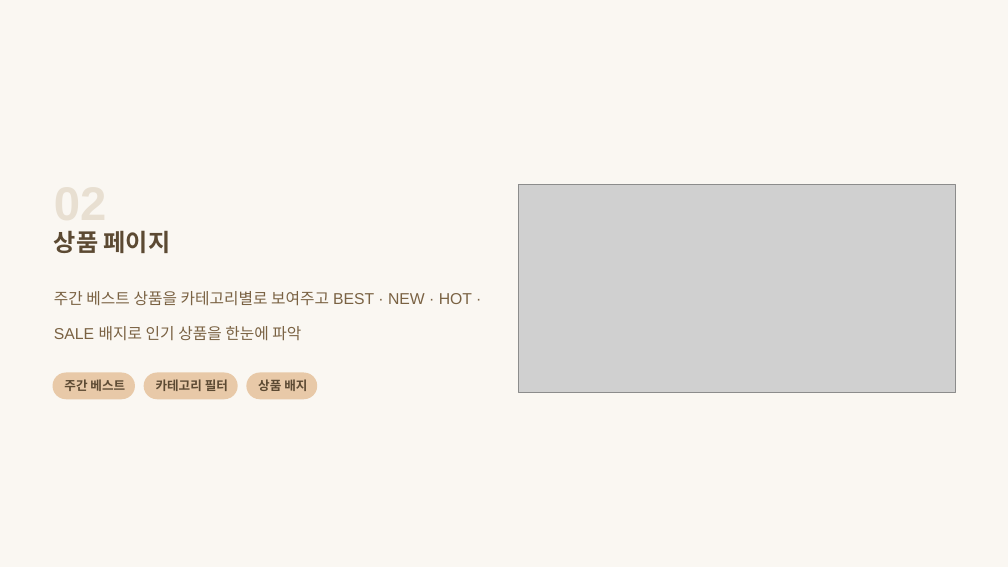
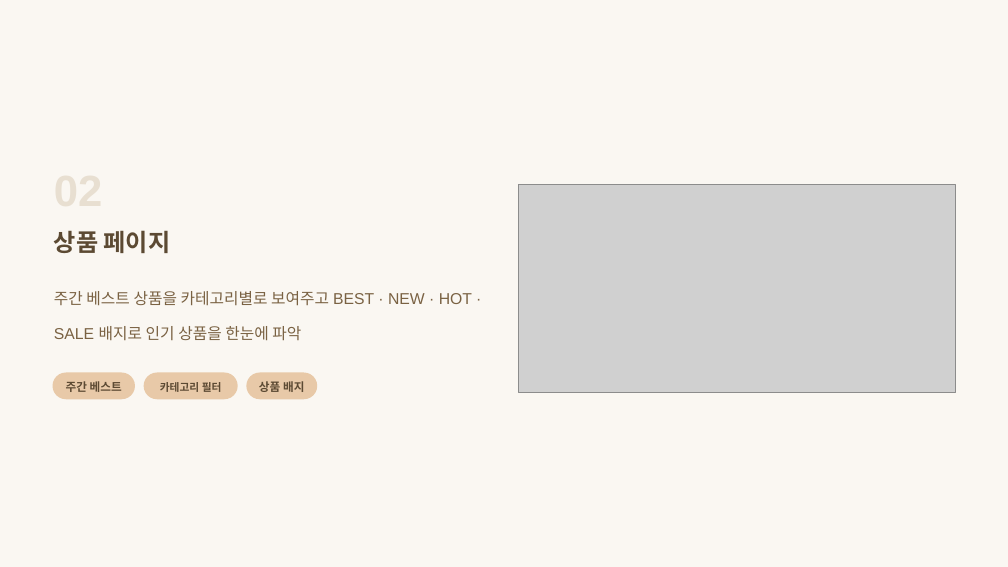
Before and after one commit to HaYul0611/varo-shopping-mall, a slide deck: slide 10 of tmp/프로젝트 제출양식/VARO_ShoppingMall.pptx. Drawn at 1008x567 pixels with LibreOffice and Linux fonts; fonts in the diff are those of the drawing; grey boxes stand for pictures. Boxes give left, top, right and bottom in pixels: in the first picture for what was removed or moved away, otherwise in the second. Text is boxed around its words. In the diff, an @@ line names an element or a change of style, - is before the commit and + after.

```diff
--- a/tmp/프로젝트 제출양식/VARO_ShoppingMall.pptx
+++ b/tmp/프로젝트 제출양식/VARO_ShoppingMall.pptx
@@ text removed at (x1=54, y1=178, x2=107, y2=231) @@
-02
@@ text "주간 베스트" at (x1=66, y1=381, x2=122, y2=392): size 18 to 16.6 pt; alignment left to centre; vertical alignment top to middle @@
@@ text "카테고리 필터" at (x1=160, y1=382, x2=222, y2=392): size 18 to 15.3 pt; alignment left to centre; vertical alignment top to middle @@
@@ text "상품 배지" at (x1=259, y1=381, x2=304, y2=392): size 18 to 16.6 pt; alignment left to centre; vertical alignment top to middle @@
```
Also in this commit, not shown: 12 other slides changed, 2 slides added, 8 other files.
